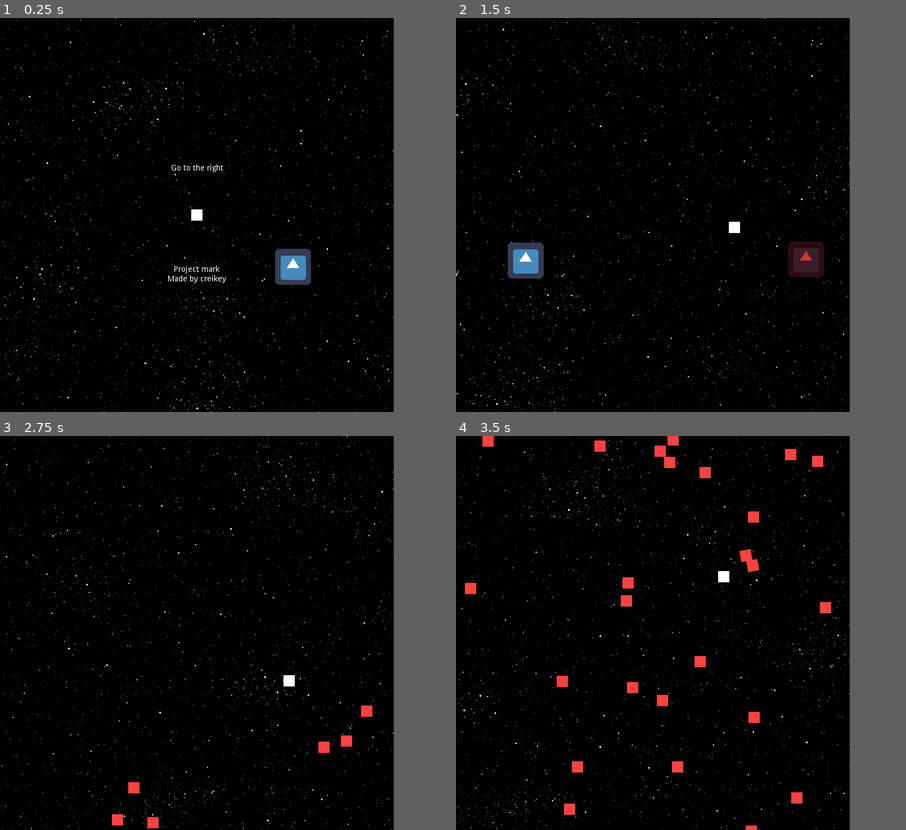
Above: before the commit, frames 1-4 (two rows, left to right).
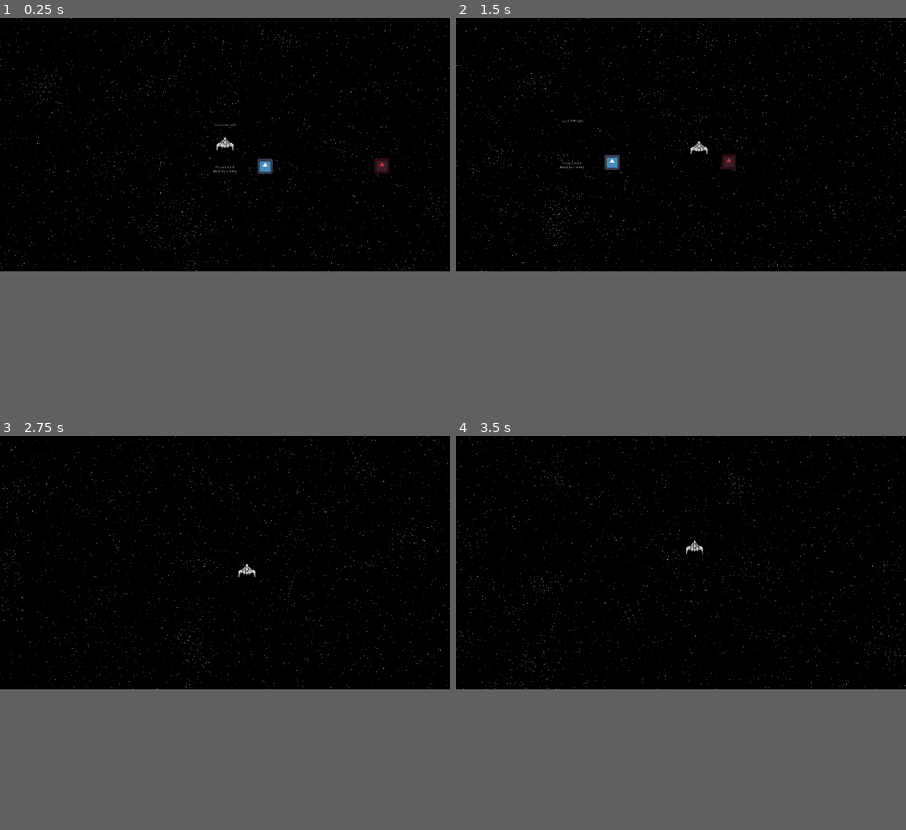
Above: after the commit, the same moments.

Repository: lajollagamesclub/project-mark
Game: Godot game, scene res://Main.tscn
Same seed, same stepped clock (60 frames per second), same inputs: the game is played once before the commit and once after it. The engine's default icon, where the game draws it, is replaced by a stand-in: a white triangle on a blue panel in a dark square.
Inputs:
- Up to frame 1 (0.25 s): no input
- Up to frame 2 (1.5 s): tap Enter at 0.5 s; hold D (g_right) 0.53-1.28 s; hold S (g_down) from 1.28 s (still down)
- Up to frame 3 (2.75 s): release S (g_down) at 2.03 s; hold D (g_right) from 2.03 s (still down)
- Up to frame 4 (3.5 s): release D (g_right) at 2.78 s; hold W (g_up) from 2.78 s (still down)
In our replay, the window is 700x700 before the commit and 800x450 after it. These sizes can differ from the game's own. Grey fills any space a smaller window leaves; there, only what the larger window draws over its background counts as a difference.

The runs differ from the first frame. In frame 1, 2.4% of the frame differs, in the area x 0-100%, y 0-100%; in frame 2, 2.8%; in frame 3, 1.5%; in frame 4, 2.8%.

Commit message:
Increase resolution and add ship art

Diff:
--- a/src/Main.tscn
+++ b/src/Main.tscn
@@ -52,9 +52,9 @@
 script = ExtResource( 5 )
 show_spawn_visually = false
 safe_radius = 800.0
-camera_view_radius = 750.0
-player_visibility_radius = 1500.0
-target_enemies = 200
+camera_view_radius = 1920.0
+player_visibility_radius = 3000.0
+target_enemies = 30
 player_path = NodePath("../Player")
 
 [node name="InstructionsLabel" type="Label" parent="."]
--- a/src/Player.tscn
+++ b/src/Player.tscn
@@ -1,8 +1,7 @@
 [gd_scene load_steps=3 format=2]
 
 [ext_resource path="res://PlayerTurning.gd" type="Script" id=1]
-
-[sub_resource type="RectangleShape2D" id=1]
+[ext_resource path="res://spaceship.png" type="Texture" id=2]
 
 [node name="Player" type="KinematicBody2D"]
 script = ExtResource( 1 )
@@ -11,6 +10,7 @@
 move_decelleration = 900.0
 
 [node name="ColorRect" type="ColorRect" parent="."]
+visible = false
 anchor_right = 1.0
 anchor_bottom = 1.0
 margin_left = -10.0
@@ -18,12 +18,18 @@
 margin_right = 10.0
 margin_bottom = 10.0
 
-[node name="CollisionShape2D" type="CollisionShape2D" parent="."]
-shape = SubResource( 1 )
+[node name="Sprite" type="Sprite" parent="."]
+scale = Vector2( 2, 2 )
+texture = ExtResource( 2 )
+offset = Vector2( 2, 5.5 )
+
+[node name="CollisionPolygon2D" type="CollisionPolygon2D" parent="."]
+polygon = PoolVector2Array( -36.0958, -0.766258, -0.421806, -31.2081, 35.7279, 0.185051, 35.7279, 9.93595, -36.0958, 9.4603 )
 
 [node name="Camera2D" type="Camera2D" parent="."]
 current = true
 smoothing_enabled = true
+smoothing_speed = 9.0
 drag_margin_left = 0.0
 drag_margin_top = 0.0
 drag_margin_right = 0.0
--- a/src/PlayerTurning.gd
+++ b/src/PlayerTurning.gd
@@ -11,6 +11,7 @@
 func _physics_process(delta):
 	var horizontal: int = int(Input.is_action_pressed("g_right")) - int(Input.is_action_pressed("g_left"))
 	var vertical: int = int(Input.is_action_pressed("g_down")) - int(Input.is_action_pressed("g_up"))
+
 
 	if abs(velocity.x) < move_decelleration*delta:
 		velocity.x = 0.0
--- a/src/StarryBackground.gd
+++ b/src/StarryBackground.gd
@@ -1,12 +1,9 @@
 tool
 extends Node2D
 
-export (NodePath) var player_path
 export var relative_motion: float = 1.0 setget set_relative_motion
 export var parallax_scale: float = 1.0
 export var offset: Vector2 = Vector2() setget set_offset
-
-onready var player_node = get_node(player_path)
 
 #func _ready():
 #	set_process(!Engine.editor_hint)
--- a/src/project.godot
+++ b/src/project.godot
@@ -21,10 +21,33 @@
 
 [display]
 
-window/size/width=700
-window/size/height=700
+window/size/width=1920
+window/size/height=1080
 window/stretch/mode="2d"
 window/stretch/aspect="keep"
+
+[importer_defaults]
+
+texture={
+"compress/bptc_ldr": 0,
+"compress/hdr_mode": 0,
+"compress/lossy_quality": 0.7,
+"compress/mode": 0,
+"compress/normal_map": 0,
+"detect_3d": false,
+"flags/anisotropic": false,
+"flags/filter": false,
+"flags/mipmaps": false,
+"flags/repeat": 0,
+"flags/srgb": 2,
+"process/HDR_as_SRGB": false,
+"process/fix_alpha_border": true,
+"process/invert_color": false,
+"process/premult_alpha": false,
+"size_limit": 0,
+"stream": false,
+"svg/scale": 1.0
+}
 
 [input]
 
Binary file added: src/spaceship.png
Not shown, added: src/spaceship.png.import
